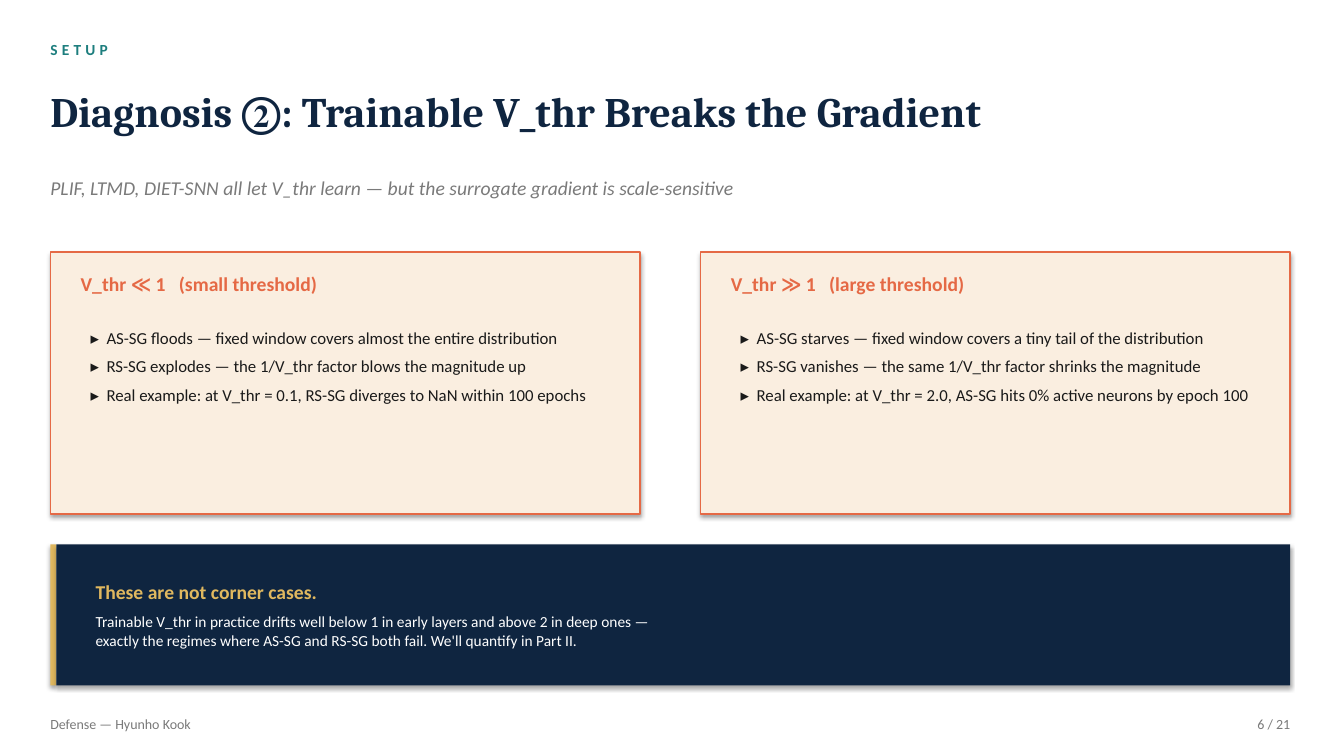
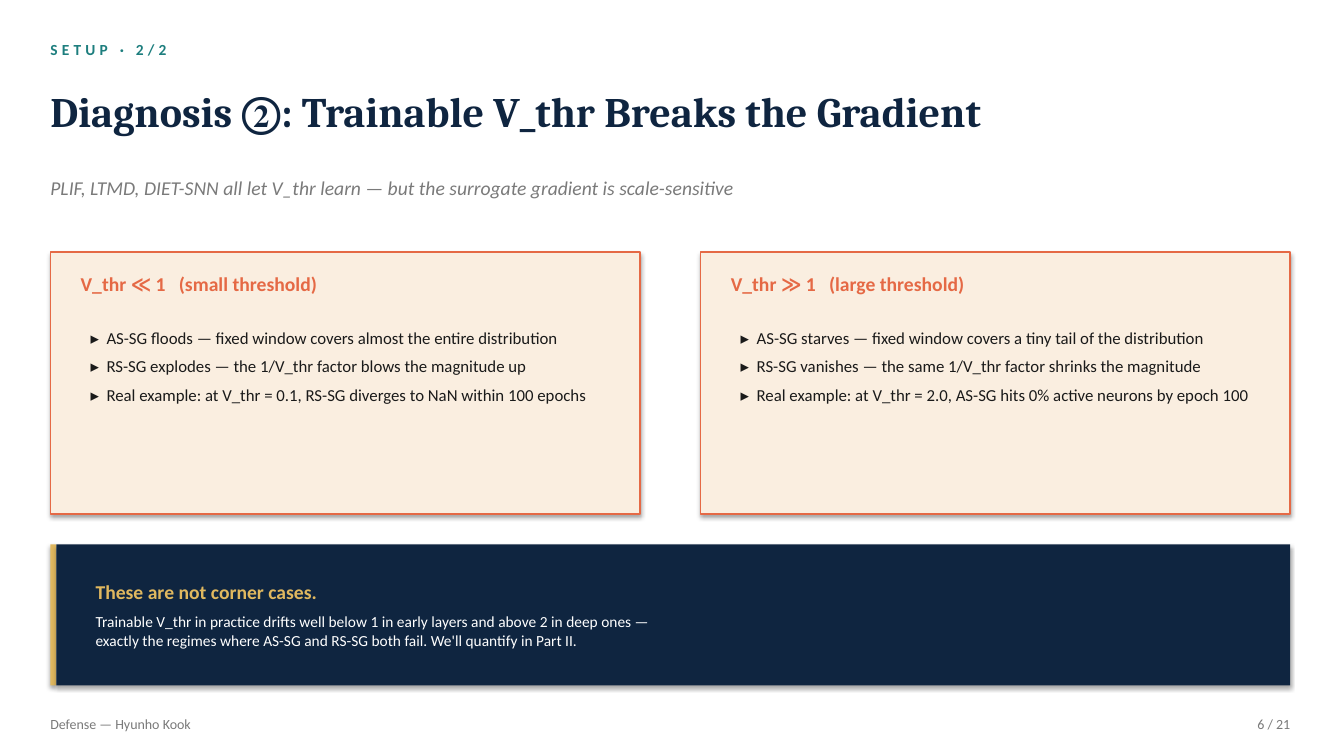
Before and after one commit to kookhh0827/POSTECH_thesis_template_latex, a slide deck: slide 6 of Hyunho_Kook_Master_Defense.pptx. Drawn at 1344x756 pixels with LibreOffice and Linux fonts; fonts in the diff are those of the drawing. Boxes give left, top, right and bottom in pixels: in the first picture for what was removed or moved away, otherwise in the second. Text is boxed around its words. In the diff, an @@ line names an element or a change of style, - is before the commit and + after.

```diff
--- a/Hyunho_Kook_Master_Defense.pptx
+++ b/Hyunho_Kook_Master_Defense.pptx
@@ text at [50, 44, 167, 56]: text changed @@
-SETUP
+SETUP · 2/2
```
Also in this commit, not shown: 4 other slides changed, 5 other files.
